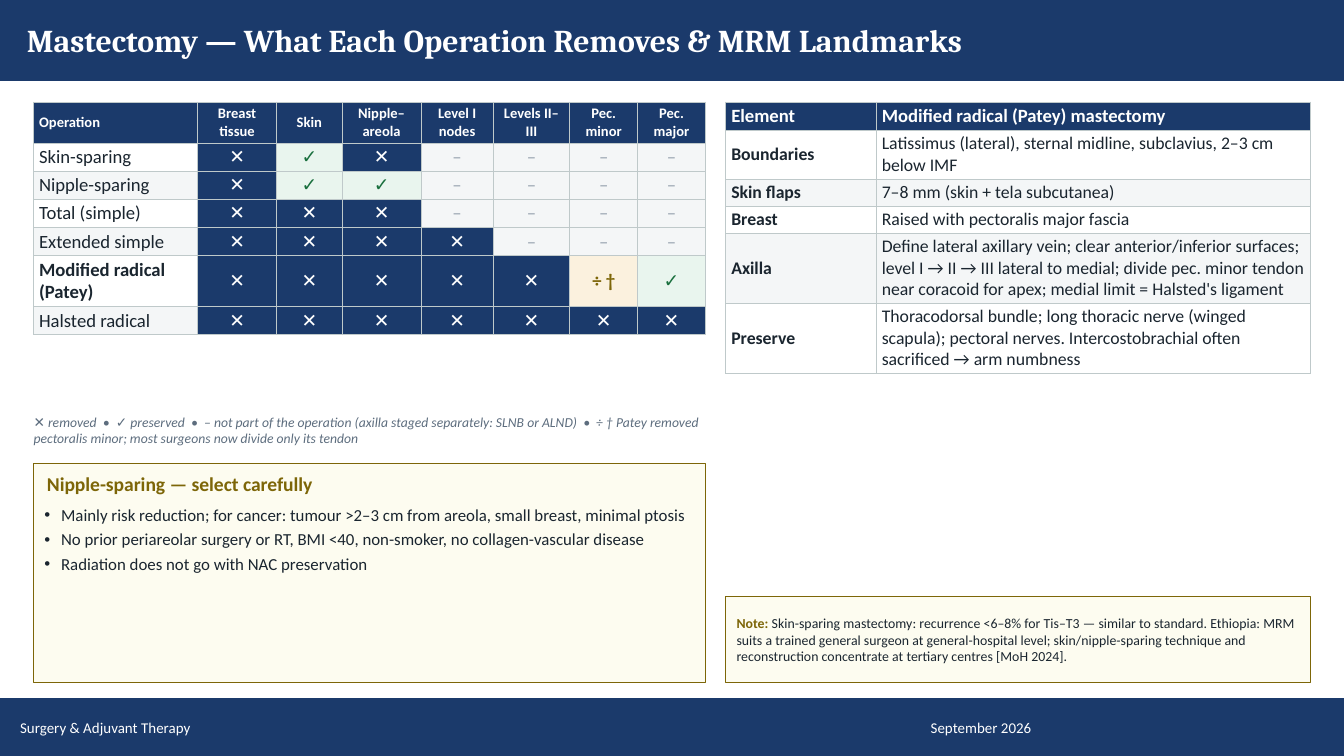
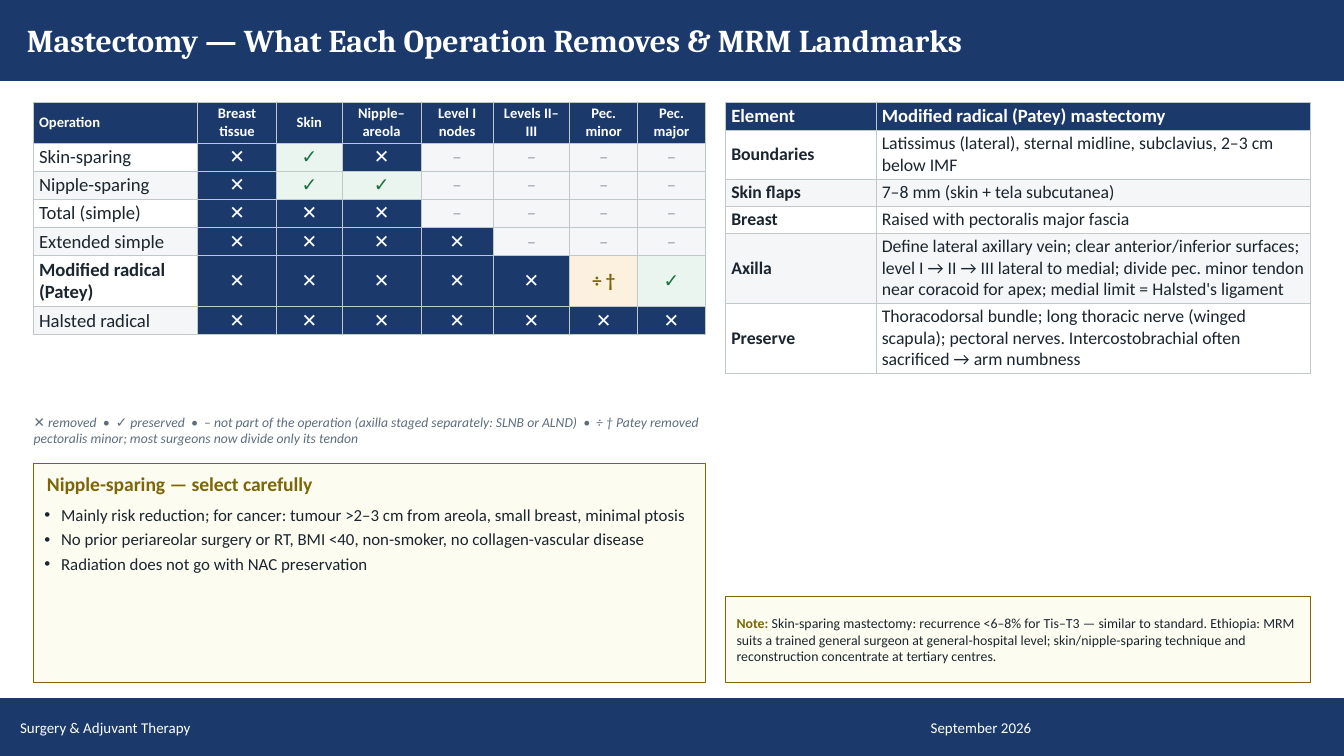
Before and after one commit to Muluamlak/Phone, a slide deck: slide 52 of BreastCancer_Management_Visual_65.pptx. Drawn at 1344x756 pixels with LibreOffice and Linux fonts; fonts in the diff are those of the drawing. Boxes give left, top, right and bottom in pixels: in the first picture for what was removed or moved away, otherwise in the second. Text is boxed around its words. In the diff, an @@ line names an element or a change of style, - is before the commit and + after.

```diff
--- a/BreastCancer_Management_Visual_65.pptx
+++ b/BreastCancer_Management_Visual_65.pptx
@@ text at <box>737,618,1294,663</box>: text changed @@
-Note: Skin-sparing mastectomy: recurrence <6–8% for Tis–T3 — similar to standard. Ethiopia: MRM suits a trained general surgeon at general-hospital level; skin/nipple-sparing technique and reconstruction concentrate at tertiary centres [MoH 2024].
+Note: Skin-sparing mastectomy: recurrence <6–8% for Tis–T3 — similar to standard. Ethiopia: MRM suits a trained general surgeon at general-hospital level; skin/nipple-sparing technique and reconstruction concentrate at tertiary centres.
```
Also in this commit, not shown: 6 other slides changed, 1 slide added.
